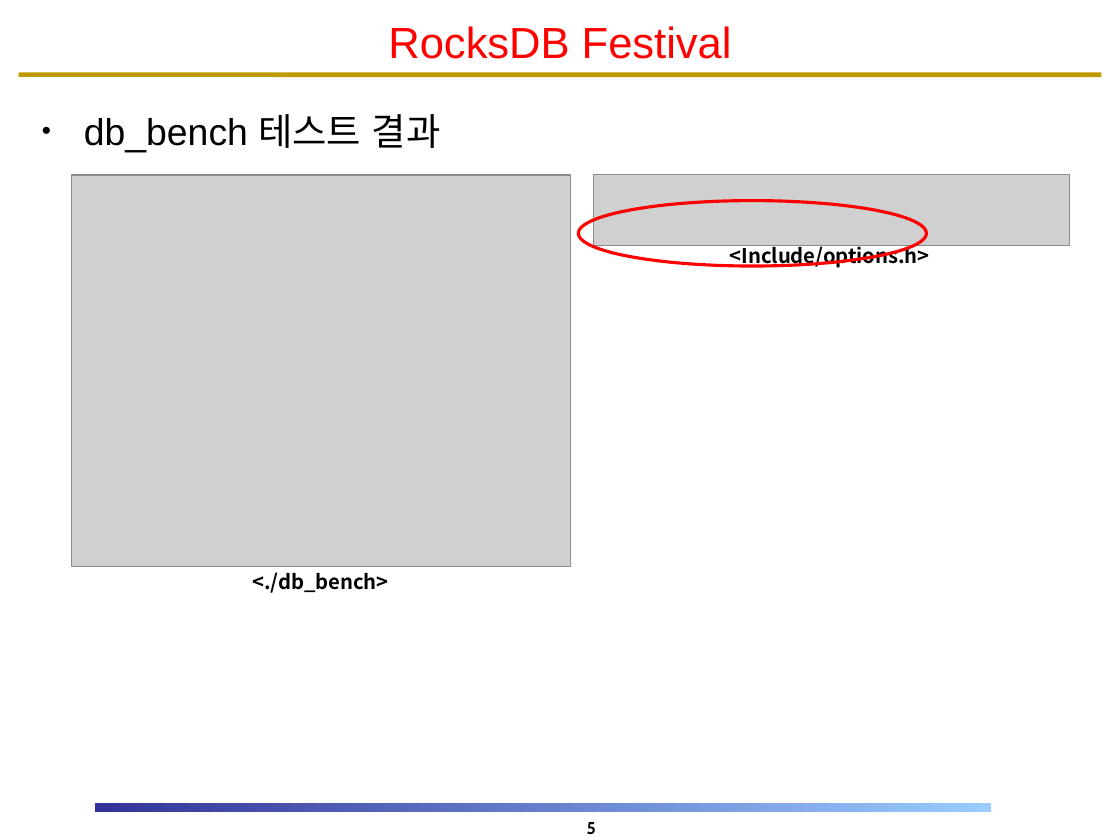
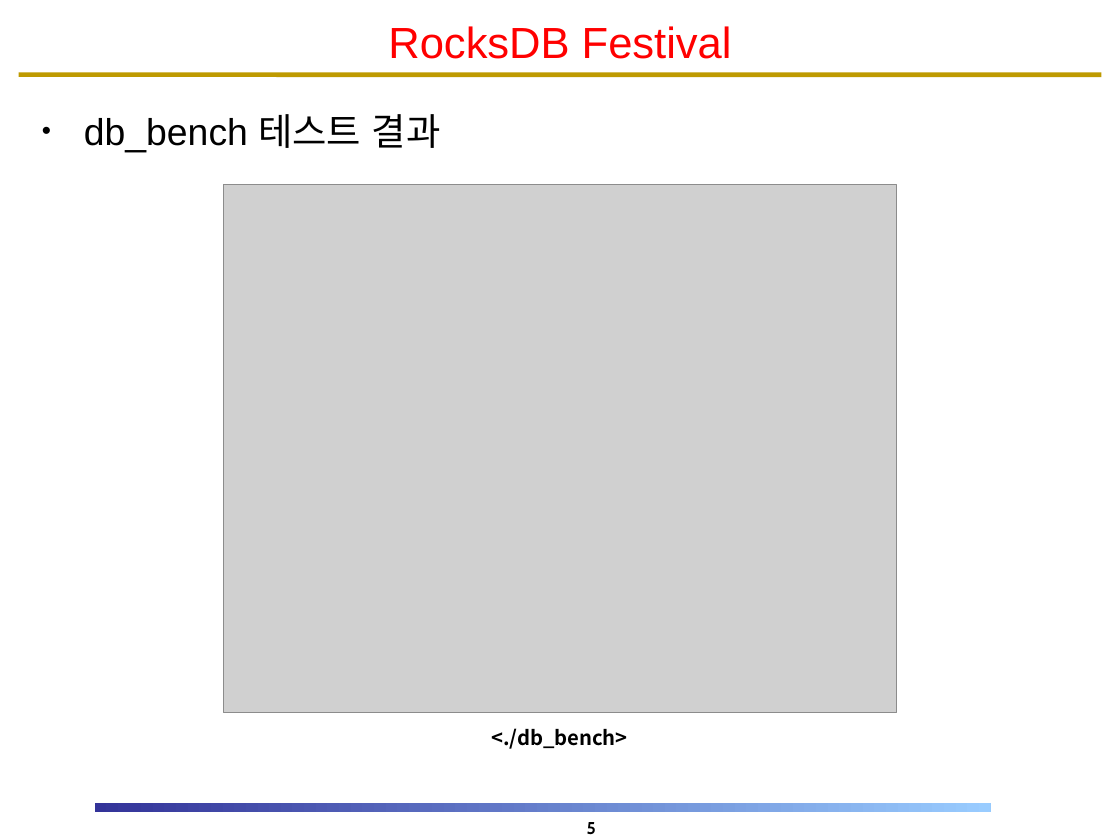
Before and after one commit to DKU-StarLab/RocksDB_Festival, a slide deck: slide 5 of RF7_Team_Interface/RocksDB_Festival_BGR.pptx. Drawn at 1120x840 pixels with LibreOffice and Linux fonts; fonts in the diff are those of the drawing; grey boxes stand for pictures; background and template pictures are left out. Boxes give left, top, right and bottom in pixels: in the first picture for what was removed or moved away, otherwise in the second. Text is boxed around its words. In the diff, an @@ line names an element or a change of style, - is before the commit and + after.

```diff
--- a/RF7_Team_Interface/RocksDB_Festival_BGR.pptx
+++ b/RF7_Team_Interface/RocksDB_Festival_BGR.pptx
@@ picture removed at (594,175,1070,246) @@
@@ picture: place and size @@
-picture at (72,175,571,566)
+picture at (223,185,896,712)
@@ ellipse removed at (578,200,926,265) @@
@@ text removed at (730,242,930,269) @@
-<Include/options.h>
@@ text "<./db_bench>": place and size @@
-text "<./db_bench>" at (252,572,388,593)
+text "<./db_bench>" at (491,728,627,749)
```
Also in this commit, not shown: 6 other slides changed, 2 slides added, 1 slide removed, 1 other file.
